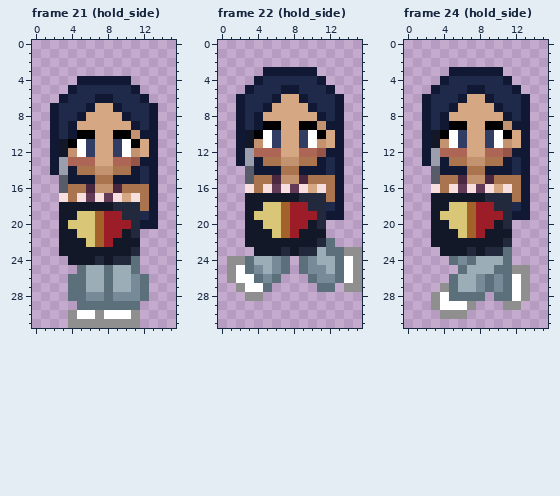
A pixel-art file gets an edit: art/player_demo.aseprite. Above, as it was before the edit.
16x32 pixels, 24 frames. Shown: frame 21 (hold_side), frame 22 (hold_side), frame 24 (hold_side). The commit also changed other frames, which this record leaves out.
New version:
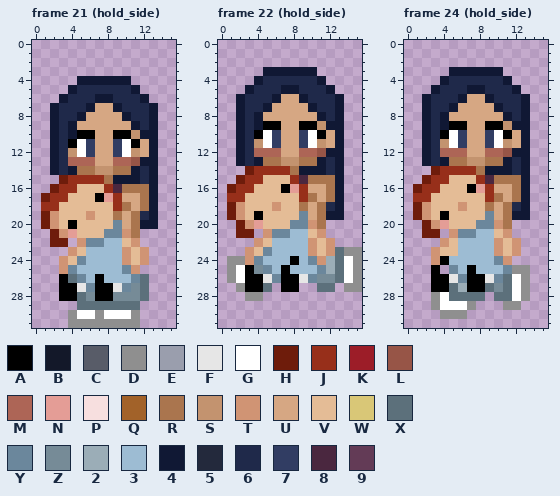
Palette (. is transparent): A #000000  B #131829  C #585c68  D #8f8f8f  E #9a9ead  F #e6e6e6  G #ffffff  H #6e1c0b  J #972f1a  K #9c1d28  L #975547  M #ad6556  N #e49d96  P #f7dfdf  Q #a26229  R #aa754e  S #c3936f  T #d09474  U #d6a783  V #e4bc96  W #d9c777  X #5c707b  Y #6b879c  Z #768b97  2 #9badb7  3 #9dbcd3  4 #101834  5 #23293c  6 #1f294a  7 #313d63  8 #4a273f  9 #633b56
From old to new:
layer "emf" now hidden
layer "doll" now shown
Frame 21 (hold_side):
y 11..12: x 3 B -> 6
y 13..14: x 3 E -> 6
y 15: x 3..7 C444R -> HJJJJ
y 16: x 2..8 .CRR8SS -> HJJVVVJ
y 17: x 1..9 ..PRP9P9P -> HJJVVVANJ; x 11 P -> U
y 18: x 1..11 ..BBBBBB555 -> JJVVVVVVJRU
y 19: x 1..11 ..BBWWQKK55 -> HTVVVTVVRUR
y 20: x 1..11 ..BWWWQKKK5 -> HTVAVVVVYUR
y 21: x 2..11 .BBWWQKKB5 -> HTNVVVYYTR
y 22: x 2..11 .BBBWQKBBB -> HH.TYY33VT
y 23: x 3..12 BBBBBBBB5. -> .TV3333TVT
y 24: x 3..12 .BBB5B55X. -> TVY3333TVT
y 25: x 3..11 ..X22X22X -> TY33333YT
y 26: x 3 . -> A; x 5..11 X22X22Z -> Y3A333Y
y 27: x 3..10 .XX22X22 -> AAFYAAFY
y 28: x 3..4 .X -> AA; x 7..8 ZX -> AA
Frame 22 (hold_side):
y 10..11: x 3 B -> 6
y 12..13: x 3 E -> 6
y 14: x 3..7 C444R -> HJJJJ
y 15: x 2..8 .CRR8SS -> HJJVVVJ
y 16: x 1..9 ..PRP9P9P -> HJJVVVANJ; x 11 P -> U
y 17: x 1..11 ..BBBBBB555 -> JJVVVVVVJRU
y 18: x 1..11 ..BBWWQKK55 -> HTVVVTVVRUR
y 19: x 1..11 ..BWWWQKKK5 -> HTVAVVVVYUR
y 20: x 2..11 .BBWWQKKB5 -> HTNVVVYYTR
y 21: x 2..11 .BBBWQKBBB -> HH.TYY33VT
y 22: x 3..12 BBBBBBBB5X -> .TV3333TVT
y 23: x 3..12 .BBB5B552X -> TVY3333TVT
y 24: x 3..11 X22ZX.XZ2 -> TY333A3YT
y 25: x 3 X -> A; x 5..11 2ZX.XZZ -> Y3A333Y
y 26: x 3..10 GXZX...X -> AAFYAAFY
y 27: x 3..4 GG -> AA; x 7..8 .. -> AA
Frame 24 (hold_side):
y 10..11: x 3 B -> 6
y 12..13: x 3 E -> 6
y 14: x 3..7 C444R -> HJJJJ
y 15: x 2..8 .CRR8SS -> HJJVVVJ
y 16: x 1..9 ..PRP9P9P -> HJJVVVANJ; x 11 P -> U
y 17: x 1..11 ..BBBBBB555 -> JJVVVVVVJRU
y 18: x 1..11 ..BBWWQKK55 -> HTVVVTVVRUR
y 19: x 1..11 ..BWWWQKKK5 -> HTVAVVVVYUR
y 20: x 2..11 .BBWWQKKB5 -> HTNVVVYYTR
y 21: x 2..11 .BBBWQKBBB -> HH.TYY33VT
y 22: x 3..12 BBBBBBBB5. -> .TV3333TVT
y 23: x 3..12 .BBB5B55X. -> TVV3333TVT
y 24: x 3..11 ..XZX222X -> TA33333YT
y 25: x 3 . -> A; x 5..11 .X222XX -> Y3A333Y
y 26: x 3..10 ..X22ZXZ -> AAFYAAFY
y 27: x 3..4 .D -> AA; x 7..8 2Z -> AA
Where, in picture pixels (left, top, right, bottom), the same in both pictures:
changed: (41, 139, 149, 301)
changed: (227, 130, 335, 292)
changed: (413, 130, 521, 292)
